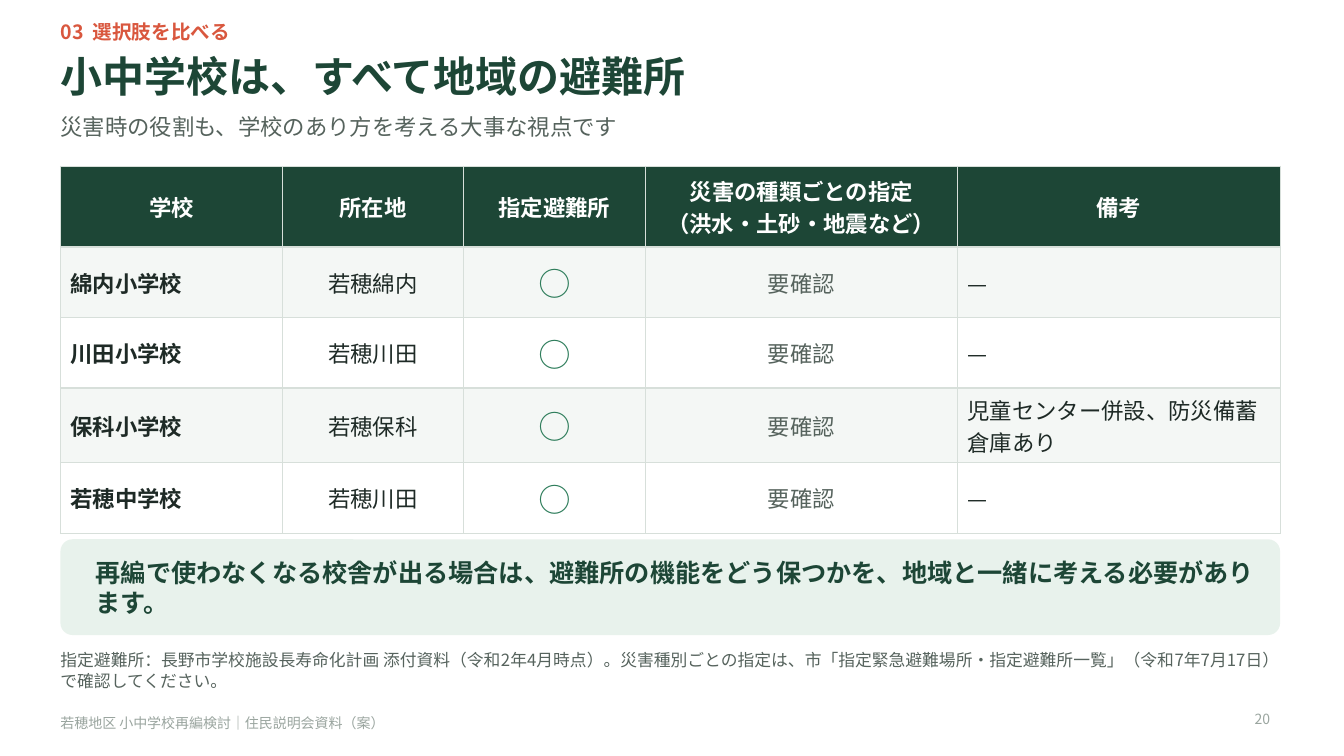
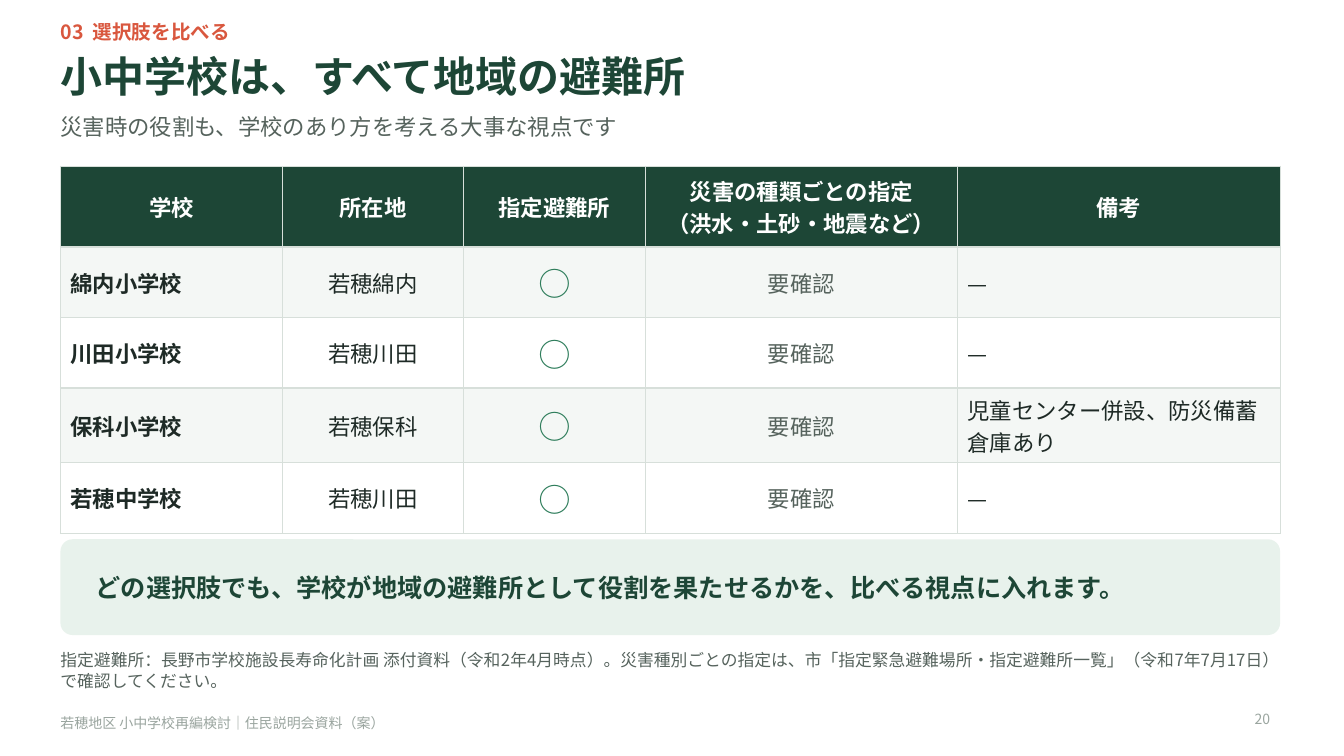
Before and after one commit to Masaki12008/GS, a slide deck: slide 20 of output/若穂地区_住民説明会資料_投影用.pptx. Drawn at 1344x756 pixels with LibreOffice and Linux fonts; fonts in the diff are those of the drawing. Boxes give left, top, right and bottom in pixels: in the first picture for what was removed or moved away, otherwise in the second. Text is boxed around its words. In the diff, an @@ line names an element or a change of style, - is before the commit and + after.

```diff
--- a/output/若穂地区_住民説明会資料_投影用.pptx
+++ b/output/若穂地区_住民説明会資料_投影用.pptx
@@ text at <box>96,575,1125,600</box>: text changed @@
-再編で使わなくなる校舎が出る場合は、避難所の機能をどう保つかを、地域と一緒に考える必要があります。
+どの選択肢でも、学校が地域の避難所として役割を果たせるかを、比べる視点に入れます。
```
Also in this commit, not shown: 6 other slides changed, 3 other files.
